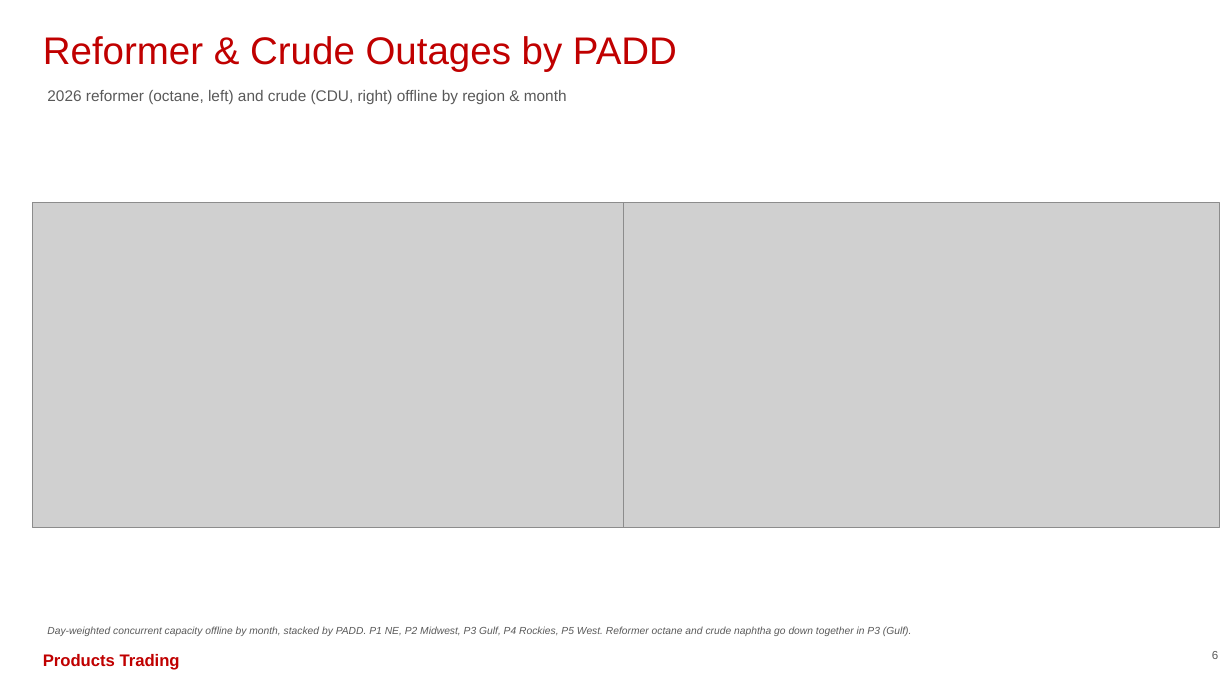
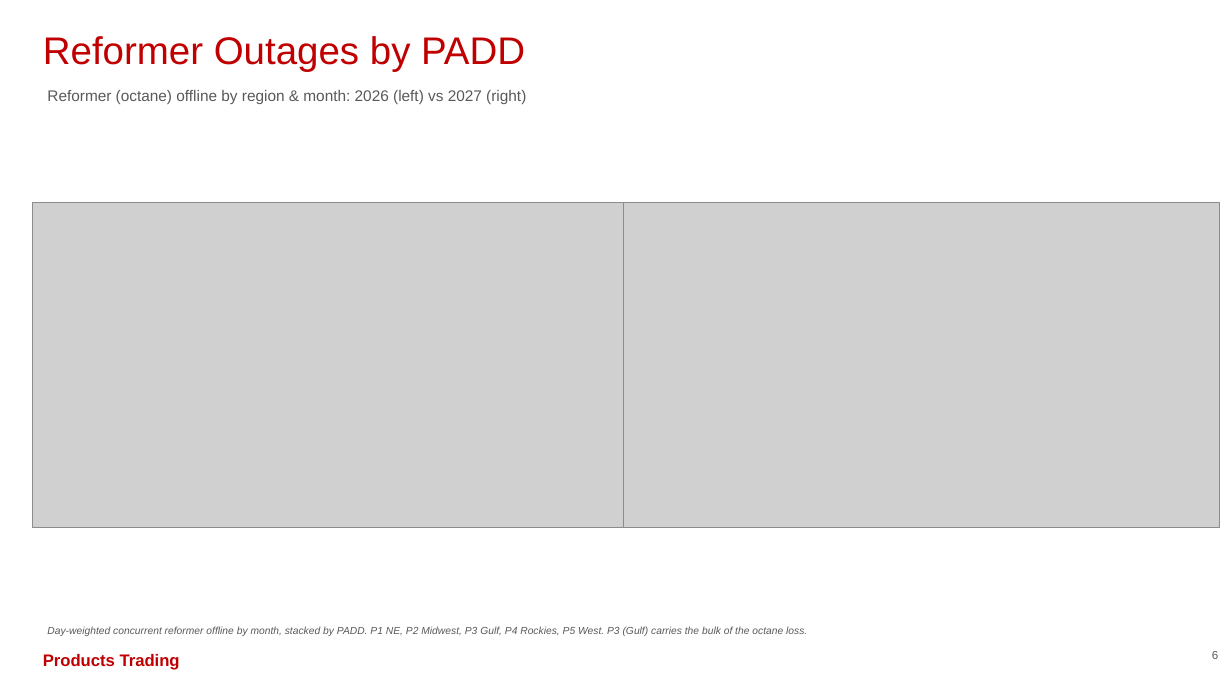
Before and after one commit to HoldenCole/Outages-script, a slide deck: slide 7 of output/outage_deck_naphtha.pptx. Drawn at 1232x693 pixels with LibreOffice and Linux fonts; fonts in the diff are those of the drawing; grey boxes stand for pictures. Boxes give left, top, right and bottom in pixels: in the first picture for what was removed or moved away, otherwise in the second. Text is boxed around its words. In the diff, an @@ line names an element or a change of style, - is before the commit and + after.

```diff
--- a/output/outage_deck_naphtha.pptx
+++ b/output/outage_deck_naphtha.pptx
@@ text at <box>43,36,525,71</box>: text changed @@
-Reformer & Crude Outages by PADD
+Reformer Outages by PADD
@@ text at <box>47,90,526,104</box>: text changed @@
-2026 reformer (octane, left) and crude (CDU, right) offline by region & month
+Reformer (octane) offline by region & month: 2026 (left) vs 2027 (right)
@@ text at <box>47,626,807,636</box>: text changed @@
-Day-weighted concurrent capacity offline by month, stacked by PADD. P1 NE, P2 Midwest, P3 Gulf, P4 Rockies, P5 West. Reformer octane and crude naphtha go down together in P3 (Gulf).
+Day-weighted concurrent reformer offline by month, stacked by PADD. P1 NE, P2 Midwest, P3 Gulf, P4 Rockies, P5 West. P3 (Gulf) carries the bulk of the octane loss.
```
Also in this commit, not shown: 7 other slides changed, 5 other files.
